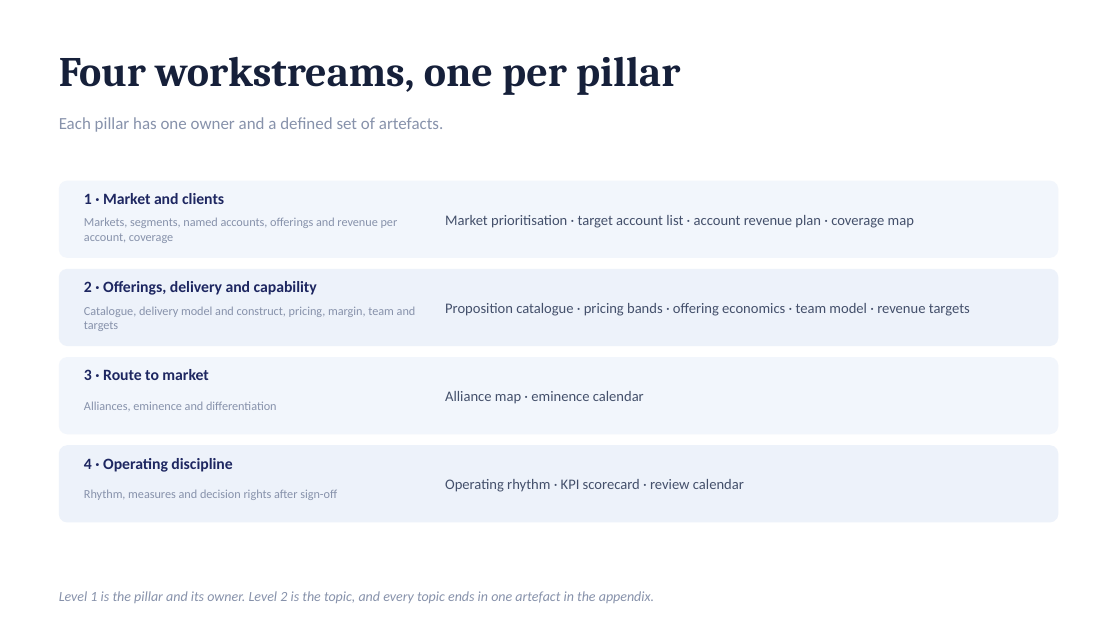
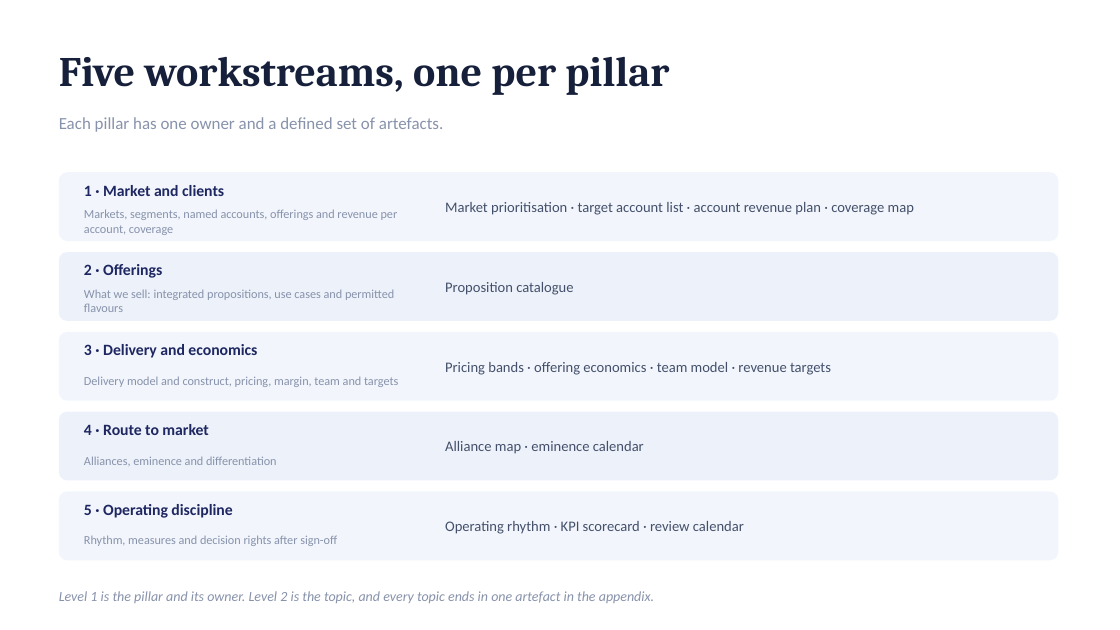
Before and after one commit to dhajjar-cyber/bae, a slide deck: slide 7 of FSI strategy/EAIND-FSI-Strategy-Development-Plan.pptx. Drawn at 1120x630 pixels with LibreOffice and Linux fonts; fonts in the diff are those of the drawing. Boxes give left, top, right and bottom in pixels: in the first picture for what was removed or moved away, otherwise in the second. Text is boxed around its words. In the diff, an @@ line names an element or a change of style, - is before the commit and + after.

```diff
--- a/FSI strategy/EAIND-FSI-Strategy-Development-Plan.pptx
+++ b/FSI strategy/EAIND-FSI-Strategy-Development-Plan.pptx
@@ text at [59, 57, 669, 95]: text changed @@
-Four workstreams, one per pillar
+Five workstreams, one per pillar
@@ rounded rectangle: place and size @@
-rounded rectangle at [59, 181, 1059, 258]
+rounded rectangle at [59, 172, 1059, 241]
@@ text "1 · Market and clients": place and size @@
-text "1 · Market and clients" at [84, 193, 224, 204]
+text "1 · Market and clients" at [84, 185, 224, 196]
@@ text "Market prioritisation · target account ...": place and size @@
-text "Market prioritisation · target account ..." at [445, 215, 914, 228]
+text "Market prioritisation · target account ..." at [445, 202, 914, 215]
@@ text "Markets, segments, named accounts, offerings ...": place and size @@
-text "Markets, segments, named accounts, offerings ..." at [84, 217, 398, 243]
+text "Markets, segments, named accounts, offerings ..." at [84, 209, 398, 235]
@@ rounded rectangle: place and size @@
-rounded rectangle at [59, 269, 1059, 346]
+rounded rectangle at [59, 252, 1059, 321]
@@ text at [84, 264, 162, 278]: text changed @@
-2 · Offerings, delivery and capability
+2 · Offerings
@@ text added at [84, 290, 394, 312], 10.5 pt, text #8792AB @@
+What we sell: integrated propositions, use cases and permitted flavours
@@ text added at [445, 282, 573, 295], 12.5 pt, text #44506B @@
+Proposition catalogue
@@ rounded rectangle: place and size @@
-rounded rectangle at [59, 357, 1059, 434]
+rounded rectangle at [59, 332, 1059, 401]
@@ text added at [84, 344, 257, 358], 13.5 pt, text #1E2761, bold @@
+3 · Delivery and economics
@@ text at [84, 376, 398, 387]: text changed @@
-Catalogue, delivery model and construct, pricing, margin, team and targets
+Delivery model and construct, pricing, margin, team and targets
@@ text at [445, 362, 831, 375]: text changed @@
-Proposition catalogue · pricing bands · offering economics · team model · revenue targets
+Pricing bands · offering economics · team model · revenue targets
@@ proportions changed in 4 elements at [59, 172, 1059, 241], [59, 252, 1059, 321], [59, 332, 1059, 401], [59, 412, 1059, 481] @@
@@ rounded rectangle: place and size @@
-rounded rectangle at [59, 445, 1059, 523]
+rounded rectangle at [59, 412, 1059, 481]
@@ text "Alliance map · eminence calendar": place and size @@
-text "Alliance map · eminence calendar" at [445, 391, 644, 404]
+text "Alliance map · eminence calendar" at [445, 441, 644, 454]
@@ text "Alliances, eminence and differentiation": place and size @@
-text "Alliances, eminence and differentiation" at [84, 401, 277, 411]
+text "Alliances, eminence and differentiation" at [84, 456, 277, 466]
@@ text at [84, 424, 208, 435]: text changed @@
-3 · Route to market
+4 · Route to market
@@ rounded rectangle added at [59, 492, 1059, 560], fill #F2F6FC @@
@@ text at [84, 504, 232, 518]: text changed @@
-4 · Operating discipline
+5 · Operating discipline
@@ text "Operating rhythm · KPI scorecard ...": place and size @@
-text "Operating rhythm · KPI scorecard ..." at [445, 479, 744, 492]
+text "Operating rhythm · KPI scorecard ..." at [445, 521, 744, 534]
@@ text "Rhythm, measures and decision rights ...": place and size @@
-text "Rhythm, measures and decision rights ..." at [84, 489, 337, 500]
+text "Rhythm, measures and decision rights ..." at [84, 535, 337, 546]
```
Also in this commit, not shown: 15 other slides changed, 2 other files.
